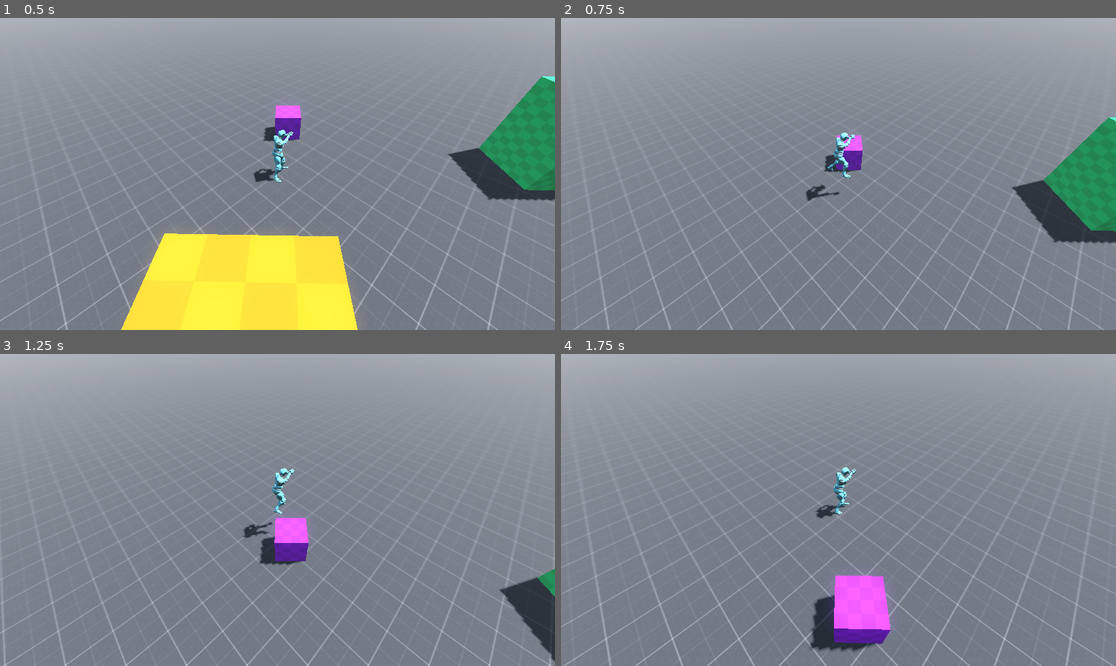
Above: before the commit, frames 1-4 (two rows, left to right).
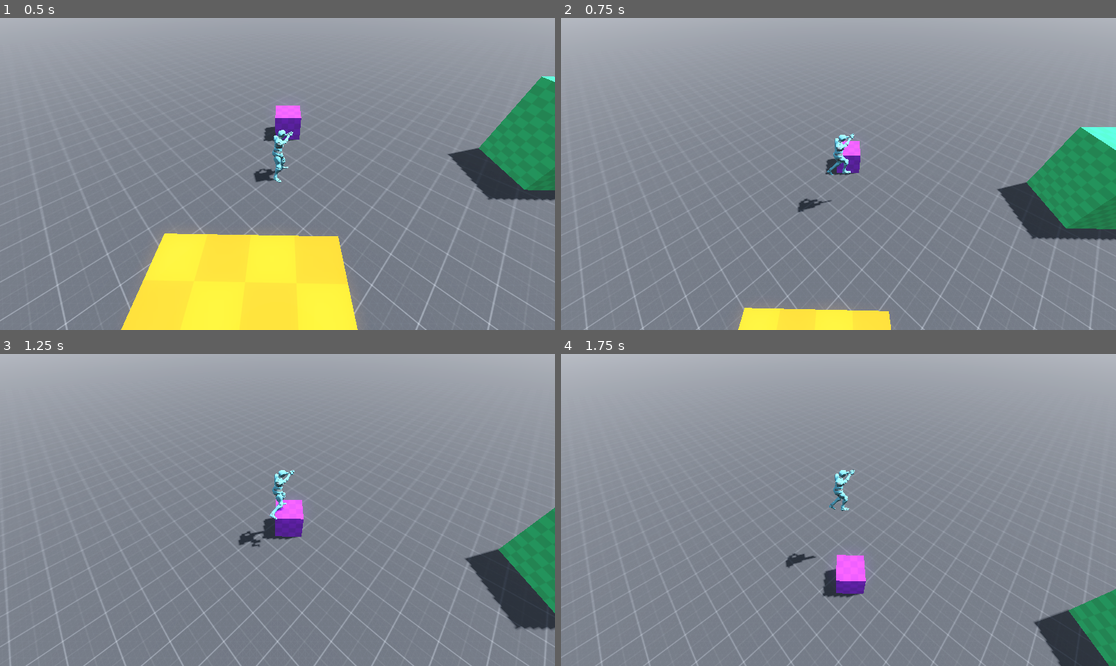
Above: after the commit, the same moments.

Repository: Aegistus/Joes-Jungle
Game: Godot game, scene res://scenes/main.tscn
Two runs of this game, one before a commit and one after it. Both use one fixed random seed, a clock stepped at 60 frames per second and the inputs below.
Inputs:
- Up to frame 1 (0.5 s): no input
- Up to frame 2 (0.75 s): tap Enter (ui_accept) at 0.5 s; hold W (move_forward) from 0.53 s (still down)
- Up to frame 3 (1.25 s): keep holding W (move_forward); tap Enter (ui_accept) at 0.77 s
- Up to frame 4 (1.75 s): keep holding W (move_forward); tap Enter (ui_accept) at 1.52 s

Frame 1 is identical in both runs. In frame 2, 7.2% of the frame differs, in the area x 0-100%, y 31-100%; in frame 3, 7.5%; in frame 4, 9.0%, in the area x 0-100%, y 36-100%.

Commit message:
Add Walking State

Diff:
--- a/scenes/player.tscn
+++ b/scenes/player.tscn
@@ -6,6 +6,7 @@
 [ext_resource type="Script" path="res://scripts/state_machine.gd" id="3_5cvyg"]
 [ext_resource type="AnimationLibrary" uid="uid://wubbon5nyek1" path="res://assets/animations/Pistol Anim Pack.res" id="3_q8g1f"]
 [ext_resource type="Script" path="res://scripts/idle_state.gd" id="4_s0a0d"]
+[ext_resource type="Script" path="res://scripts/walking_state.gd" id="7_vgdlh"]
 
 [sub_resource type="CapsuleShape3D" id="CapsuleShape3D_eakgp"]
 radius = 0.3
@@ -83,13 +84,20 @@
 transform = Transform3D(0.707107, 0, 0.707107, 0, 1, 0, -0.707107, 0, 0.707107, 3.53553, 5, 3.53553)
 top_level = true
 
-[node name="StateMachine" type="Node" parent="." node_paths=PackedStringArray("default_state", "target")]
+[node name="MovementStateMachine" type="Node" parent="." node_paths=PackedStringArray("default_state", "target")]
 script = ExtResource("3_5cvyg")
-default_state = NodePath("Idle State")
+default_state = NodePath("IdleState")
 target = NodePath("..")
 
-[node name="Idle State" type="Node" parent="StateMachine" node_paths=PackedStringArray("animation_tree", "controlled_player")]
+[node name="IdleState" type="Node" parent="MovementStateMachine" node_paths=PackedStringArray("animation_tree", "walking_state", "controlled_player")]
 script = ExtResource("4_s0a0d")
 animation_tree = NodePath("../../PlayerModel/player_model/AnimationTree")
+walking_state = NodePath("../WalkingState")
 controlled_player = NodePath("../..")
-animation_name = "Pistol Anim Pack/pistol idle"
+
+[node name="WalkingState" type="Node" parent="MovementStateMachine" node_paths=PackedStringArray("animation_tree", "directional_reference", "idle_state", "controlled_player")]
+script = ExtResource("7_vgdlh")
+animation_tree = NodePath("../../PlayerModel/player_model/AnimationTree")
+directional_reference = NodePath("../../CameraMount/Camera3D/Directional_Reference")
+idle_state = NodePath("../IdleState")
+controlled_player = NodePath("../..")
--- a/scripts/idle_state.gd
+++ b/scripts/idle_state.gd
@@ -2,6 +2,9 @@
 extends PlayerState
 
 @export var animation_tree: AnimationTree
+@export var stopping_speed: float = 10
+@export_group("Transition States")
+@export var walking_state: State
 
 func enter() -> void:
 	super()
@@ -10,5 +13,11 @@
 	animation_tree.set("parameters/WalkSpeed/blend_position", Vector2(controlled_player.velocity.x, -controlled_player.velocity.z))
 
 func process_state_physics(delta):
-	controlled_player.velocity.x = move_toward(controlled_player.velocity.x, 0, movement_speed)
-	controlled_player.velocity.z = move_toward(controlled_player.velocity.z, 0, movement_speed)
+	controlled_player.velocity.x = move_toward(controlled_player.velocity.x, 0, stopping_speed)
+	controlled_player.velocity.z = move_toward(controlled_player.velocity.z, 0, stopping_speed)
+
+func check_transitions():
+	if Input.is_action_pressed("move_forward") or Input.is_action_pressed("move_backward") or Input.is_action_pressed("move_left") or Input.is_action_pressed("move_right"):
+		return walking_state
+	else:
+		return null
--- a/scripts/player.gd
+++ b/scripts/player.gd
@@ -23,21 +23,21 @@
 		velocity.y = JUMP_VELOCITY
 
 	# Get the input direction and handle the movement/deceleration.
-	var input_dir = Input.get_vector("move_left", "move_right", "move_forward", "move_backward")
-	var direction = (directional_reference.basis * Vector3(input_dir.x, 0, input_dir.y)).normalized()
+	#var input_dir = Input.get_vector("move_left", "move_right", "move_forward", "move_backward")
+	#var direction = (directional_reference.basis * Vector3(input_dir.x, 0, input_dir.y)).normalized()
 
 	# Rotate player model to look in movement direction
 	#if direction != Vector3.ZERO:
 		#var look_dir = atan2(-velocity.x, -velocity.z)
 		#player_model.rotation.y = lerp_angle(player_model.rotation.y, look_dir, delta * turn_rate)
 
-	if direction != Vector3.ZERO:
-		animation_player.play("walking")
-		velocity.x = direction.x * SPEED
-		velocity.z = direction.z * SPEED
-	else:
-		animation_player.play("idle")
-		velocity.x = move_toward(velocity.x, 0, SPEED)
-		velocity.z = move_toward(velocity.z, 0, SPEED)
-
+	#if direction != Vector3.ZERO:
+		#animation_player.play("walking")
+		#velocity.x = direction.x * SPEED
+		#velocity.z = direction.z * SPEED
+	#else:
+		#animation_player.play("idle")
+		#velocity.x = move_toward(velocity.x, 0, SPEED)
+		#velocity.z = move_toward(velocity.z, 0, SPEED)
+	#
 	move_and_slide()
--- a/scripts/state.gd
+++ b/scripts/state.gd
@@ -1,9 +1,6 @@
 class_name State
 extends Node
 ## Base class for state machine states.
-
-@export var animation_name: String
-@export var movement_speed: float
 
 var target: Node
 
--- /dev/null
+++ b/scripts/walking_state.gd
@@ -0,0 +1,27 @@
+class_name WalkingState
+extends PlayerState
+
+@export var movement_speed: float = 100
+@export var animation_tree: AnimationTree
+@export var directional_reference: Node3D
+@export_group("Transition States")
+@export var idle_state: State
+
+
+func process_state_physics(delta):
+	# Get the input direction and handle the movement/deceleration.
+	var input_dir = Input.get_vector("move_left", "move_right", "move_forward", "move_backward")
+	var direction = (directional_reference.basis * Vector3(input_dir.x, 0, input_dir.y)).normalized()
+	animation_tree.set("parameters/WalkSpeed/blend_position", Vector2(input_dir.x, input_dir.y))
+	if direction != Vector3.ZERO:
+		target.velocity.x = direction.x * movement_speed * delta
+		target.velocity.z = direction.z * movement_speed * delta
+
+	target.	move_and_slide()
+
+func check_transitions():
+	var input = Input.get_vector("move_left", "move_right", "move_forward", "move_backward")
+	if input.length() == 0:
+		return idle_state
+	else:
+		return null
Not shown: 1 places in scenes/player.tscn that only renumber resources
